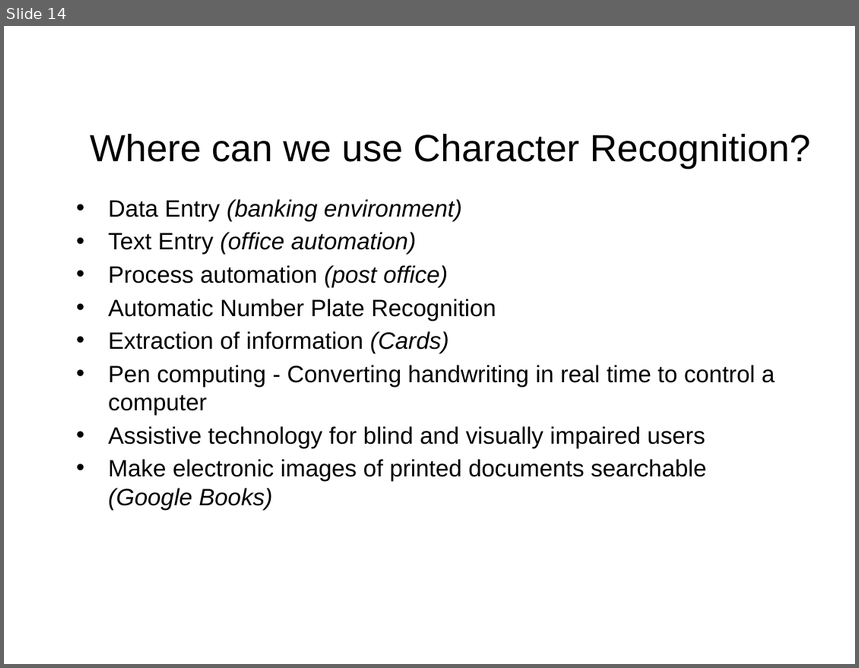
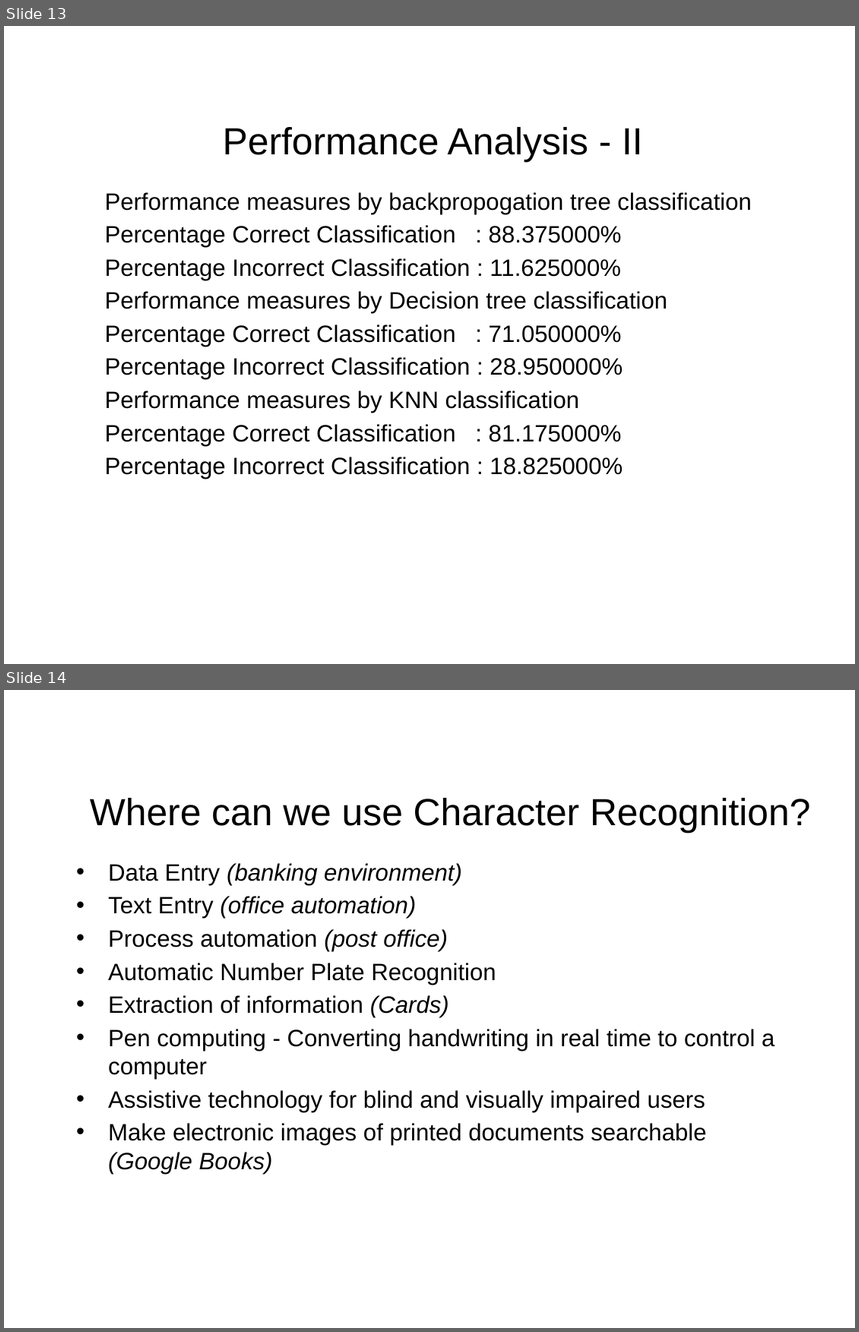
Before and after one commit to SouravChakraborty/CharacterRecognition_ANN, a slide deck: CHARACTER RECOGNITION USING NEURAL NETWORKS.pptx. Shown one above the other, each under a label of ours: slide 14 before the commit, slides 13 and 14 after it. The pictures are 859x668 and 859x1332 pixels, drawn with LibreOffice and Linux fonts; fonts in the diff are those of the drawing; background and template pictures are left out. Boxes give left, top, right and bottom in pixels: in the first picture for what was removed or moved away, otherwise in the second. Text is boxed around its words. In the diff, an @@ line names an element or a change of style, - is before the commit and + after.

```diff
--- a/CHARACTER RECOGNITION USING NEURAL NETWORKS.pptx
+++ b/CHARACTER RECOGNITION USING NEURAL NETWORKS.pptx
@@ slide 13 added at (x1=4, y1=26, x2=855, y2=664), background #FFFFFF @@
@@ title added at (x1=223, y1=127, x2=643, y2=162), 32 pt, text #000000 @@
+Performance Analysis - II
@@ text added at (x1=105, y1=192, x2=752, y2=479), 20 pt, text #000000 @@
+Performance measures by backpropogation tree classification
+Percentage Correct Classification : 88.375000%
+Percentage Incorrect Classification : 11.625000%
+Performance measures by Decision tree classification
+Percentage Correct Classification : 71.050000%
+Percentage Incorrect Classification : 28.950000%
+Performance measures by KNN classification
+Percentage Correct Classification : 81.175000%
+Percentage Incorrect Classification : 18.825000%
```
Also in this commit, not shown: 1 slide changed, 1 slide removed.
